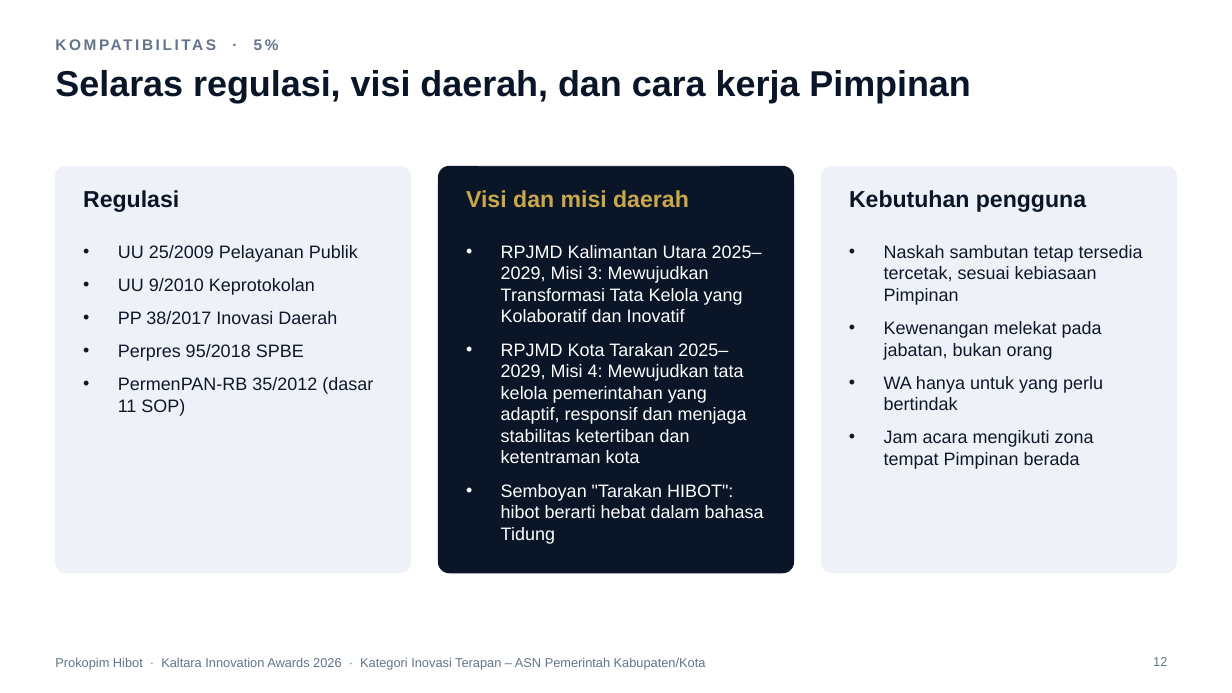
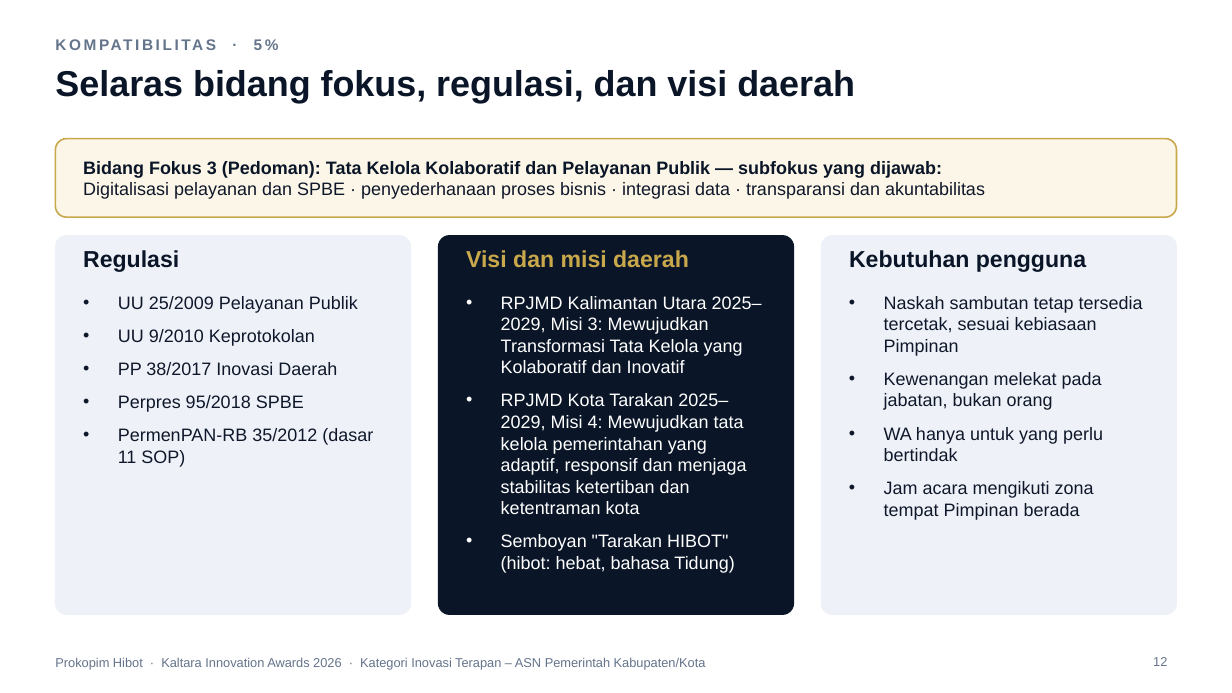
Before and after one commit to ega394/joyful-visuals, a slide deck: slide 12 of docs/lomba/kaltara/Paparan-Prokopim-Hibot-Kaltara-2026.pptx. Drawn at 1232x693 pixels with LibreOffice and Linux fonts; fonts in the diff are those of the drawing; background and template pictures are left out. Boxes give left, top, right and bottom in pixels: in the first picture for what was removed or moved away, otherwise in the second. Text is boxed around its words. In the diff, an @@ line names an element or a change of style, - is before the commit and + after.

```diff
--- a/docs/lomba/kaltara/Paparan-Prokopim-Hibot-Kaltara-2026.pptx
+++ b/docs/lomba/kaltara/Paparan-Prokopim-Hibot-Kaltara-2026.pptx
@@ title at <box>55,70,855,103</box>: text changed @@
-Selaras regulasi, visi daerah, dan cara kerja Pimpinan
+Selaras bidang fokus, regulasi, dan visi daerah
@@ rounded rectangle added at <box>55,139,1177,217</box>, fill #FBF6E7, outline #C9A84C 1.25 pt @@
@@ text added at <box>83,161,985,199</box>, 14 pt, text #0F172A @@
+Bidang Fokus 3 (Pedoman): Tata Kelola Kolaboratif dan Pelayanan Publik — subfokus yang dijawab:
+Digitalisasi pelayanan dan SPBE · penyederhanaan proses bisnis · integrasi data · transparansi dan akuntabilitas
@@ rounded rectangle: place and size @@
-rounded rectangle at <box>55,166,410,573</box>
+rounded rectangle at <box>55,236,410,615</box>
@@ rounded rectangle: place and size @@
-rounded rectangle at <box>438,166,793,573</box>
+rounded rectangle at <box>438,236,793,615</box>
@@ rounded rectangle: place and size @@
-rounded rectangle at <box>822,166,1177,573</box>
+rounded rectangle at <box>822,236,1177,615</box>
@@ 3 texts: place and size @@
-3 texts at <box>83,190,1086,212</box>
+3 texts at <box>83,250,1086,272</box>
@@ text "UU 25/2009 Pelayanan Publik": place and size @@
-text "UU 25/2009 Pelayanan Publik" at <box>118,245,373,416</box>
+text "UU 25/2009 Pelayanan Publik" at <box>118,296,373,467</box>
@@ text "RPJMD Kalimantan Utara 2025–2029, Misi ...": place and size @@
-text "RPJMD Kalimantan Utara 2025–2029, Misi ..." at <box>501,245,764,544</box>
+text "RPJMD Kalimantan Utara 2025–2029, Misi ..." at <box>501,296,762,573</box>
@@ text "Naskah sambutan tetap tersedia tercetak, ...": place and size @@
-text "Naskah sambutan tetap tersedia tercetak, ..." at <box>884,245,1143,469</box>
+text "Naskah sambutan tetap tersedia tercetak, ..." at <box>884,296,1143,520</box>
@@ text at <box>501,534,734,573</box>: text changed @@
-• Semboyan "Tarakan HIBOT": hibot berarti hebat dalam bahasa Tidung
+• Semboyan "Tarakan HIBOT" (hibot: hebat, bahasa Tidung)
```
Also in this commit, not shown: 1 other slide changed, 6 other files.
